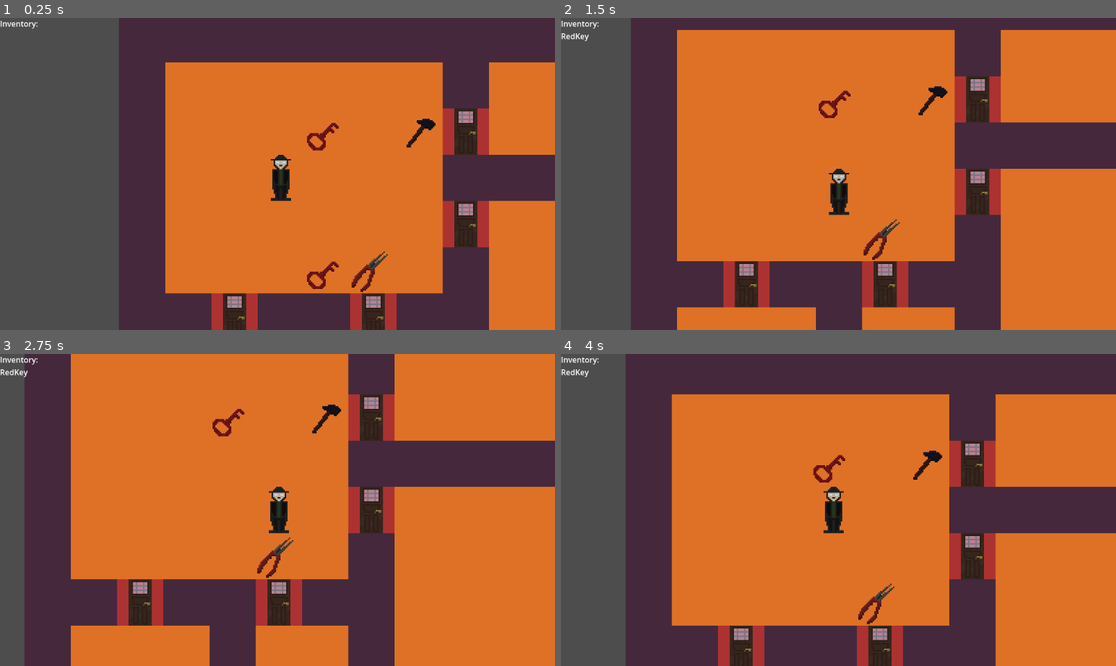
Above: before the commit, frames 1-4 (two rows, left to right).
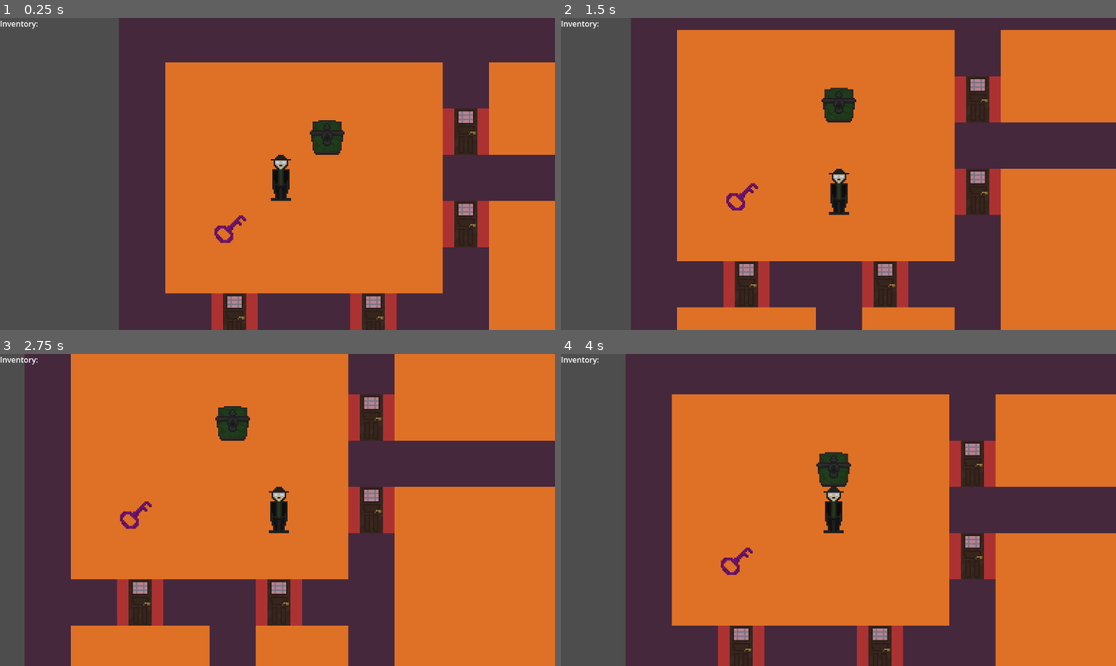
Above: after the commit, the same moments.

Repository: Akarnik0/TimeGame
Game: Godot game, scene res://Scenes/level.tscn
Two runs of this game, one before a commit and one after it. Both use one fixed random seed, a clock stepped at 60 frames per second and the inputs below.
Inputs:
- Up to frame 1 (0.25 s): no input
- Up to frame 2 (1.5 s): hold D (right) 0.53-1.28 s; hold E (interact) 0.53-1.28 s; hold S (down) from 1.28 s (still down); tap E (interact) at 1.35 s
- Up to frame 3 (2.75 s): release S (down) at 2.03 s; hold D (right) from 2.03 s (still down); hold E (interact) from 2.03 s (still down)
- Up to frame 4 (4 s): release D (right) at 2.78 s; release E (interact) at 2.78 s; hold W (up) 2.78-3.53 s; tap E (interact) at 2.85 s; hold A (left) from 3.53 s (still down); hold E (interact) from 3.53 s (still down)

The runs differ from the first frame. In frame 1, 1.3% of the frame differs, in the area x 38-79%, y 32-88%; in frame 2, 1.2%; in frame 3, 1.2%; in frame 4, 1.2%.

Commit message:
Tamna soba i level

Diff:
--- a/Scenes/Key.tscn
+++ b/Scenes/Interact/Box.tscn
@@ -1,13 +1,13 @@
-[gd_scene load_steps=3 format=3 uid="uid://ckjv184cin1d1"]
+[gd_scene load_steps=3 format=3 uid="uid://b5fhu0u18g00p"]
 
-[ext_resource type="Script" uid="uid://c548xitrs2r5u" path="res://Scripts/ItemScripts/key.gd" id="1_og2wv"]
+[ext_resource type="Script" uid="uid://cj140ucrxf7i0" path="res://Scripts/ItemScripts/box.gd" id="1_8s0t8"]
 
-[sub_resource type="RectangleShape2D" id="RectangleShape2D_i3td7"]
+[sub_resource type="RectangleShape2D" id="RectangleShape2D_42nxc"]
 
-[node name="Key" type="Area2D"]
-script = ExtResource("1_og2wv")
+[node name="Box" type="Area2D"]
+script = ExtResource("1_8s0t8")
 
 [node name="Sprite2D" type="Sprite2D" parent="."]
 
 [node name="CollisionShape2D" type="CollisionShape2D" parent="."]
-shape = SubResource("RectangleShape2D_i3td7")
+shape = SubResource("RectangleShape2D_42nxc")
--- a/Scenes/Light_switch.tscn
+++ b/Scenes/Switch/Light_switch.tscn
@@ -1,6 +1,6 @@
 [gd_scene load_steps=4 format=3 uid="uid://ceq4ny3rxb57y"]
 
-[ext_resource type="Script" uid="uid://b0x8vyftqchv1" path="res://Scripts/light_switch.gd" id="1_g71us"]
+[ext_resource type="Script" uid="uid://b0x8vyftqchv1" path="res://Scripts/Switch/light_switch.gd" id="1_g71us"]
 [ext_resource type="Texture2D" uid="uid://bmxo4e3orejf7" path="res://Assets/Item/RedKey.png" id="2_sabed"]
 
 [sub_resource type="RectangleShape2D" id="RectangleShape2D_sabed"]
--- /dev/null
+++ b/Scenes/Switch/blocker.tscn
@@ -0,0 +1,28 @@
+[gd_scene load_steps=4 format=3 uid="uid://lhunmjjpu43q"]
+
+[ext_resource type="Script" uid="uid://lx7nptx6lsqp" path="res://Scripts/Switch/blocker.gd" id="1_u2bgd"]
+
+[sub_resource type="RectangleShape2D" id="RectangleShape2D_ejikd"]
+size = Vector2(42, 20)
+
+[sub_resource type="RectangleShape2D" id="RectangleShape2D_ytk1a"]
+size = Vector2(20, 23)
+
+[node name="blocker" type="StaticBody2D"]
+script = ExtResource("1_u2bgd")
+
+[node name="overlay" type="ColorRect" parent="."]
+offset_left = -80.0
+offset_top = -10.0
+offset_right = 80.0
+offset_bottom = 118.0
+color = Color(0, 0, 0, 0.501961)
+
+[node name="CollisionShape2D" type="CollisionShape2D" parent="."]
+shape = SubResource("RectangleShape2D_ejikd")
+
+[node name="MessageArea" type="Area2D" parent="."]
+
+[node name="CollisionShape2D" type="CollisionShape2D" parent="MessageArea"]
+position = Vector2(0, -1.5)
+shape = SubResource("RectangleShape2D_ytk1a")
--- /dev/null
+++ b/Scenes/Switch/light_switch_muti_use.tscn
@@ -0,0 +1,15 @@
+[gd_scene load_steps=4 format=3 uid="uid://dofwguyeb2w5"]
+
+[ext_resource type="Script" uid="uid://r37c3ar0l2j0" path="res://Scripts/Switch/light_switch_muti_use.gd" id="1_4dx67"]
+[ext_resource type="Texture2D" uid="uid://bmxo4e3orejf7" path="res://Assets/Item/RedKey.png" id="2_ct70c"]
+
+[sub_resource type="RectangleShape2D" id="RectangleShape2D_ct70c"]
+
+[node name="LightSwitchMutiUse" type="Area2D"]
+script = ExtResource("1_4dx67")
+sprite = ExtResource("2_ct70c")
+
+[node name="CollisionShape2D" type="CollisionShape2D" parent="."]
+shape = SubResource("RectangleShape2D_ct70c")
+
+[node name="Sprite2D" type="Sprite2D" parent="."]
--- a/Scenes/level.tscn
+++ b/Scenes/level.tscn
@@ -9,15 +9,22 @@
 [ext_resource type="Texture2D" uid="uid://b04kyohlxbp22" path="res://Assets/CharacterAssets/WalterWeiss.png" id="4_wqkje"]
 [ext_resource type="Texture2D" uid="uid://bw3l4prk2lsre" path="res://Assets/TileAssets/Zlatna.png" id="5_qxfql"]
 [ext_resource type="Script" uid="uid://c320y13w205iv" path="res://Scripts/CameraScripts/Camera_script.gd" id="8_crh0w"]
-[ext_resource type="PackedScene" uid="uid://ceq4ny3rxb57y" path="res://Scenes/Light_switch.tscn" id="8_vofx3"]
+[ext_resource type="PackedScene" uid="uid://ceq4ny3rxb57y" path="res://Scenes/Switch/Light_switch.tscn" id="8_vofx3"]
 [ext_resource type="Script" uid="uid://cjr0m7lhpqaaw" path="res://Scripts/GuiScripts/Gui.gd" id="9_ha31o"]
-[ext_resource type="PackedScene" uid="uid://ckjv184cin1d1" path="res://Scenes/Item.tscn" id="9_qxfql"]
-[ext_resource type="PackedScene" uid="uid://b5fhu0u18g00p" path="res://Scenes/Box.tscn" id="11_pa6b8"]
+[ext_resource type="PackedScene" uid="uid://ckjv184cin1d1" path="res://Scenes/Interact/Item.tscn" id="9_qxfql"]
+[ext_resource type="PackedScene" uid="uid://b5fhu0u18g00p" path="res://Scenes/Interact/Box.tscn" id="11_pa6b8"]
 [ext_resource type="Texture2D" uid="uid://buv8bxl5j7dhp" path="res://Assets/Item/Box/image (4).webp" id="13_nngtn"]
-[ext_resource type="PackedScene" uid="uid://143uwfw0ymrk" path="res://Scenes/door.tscn" id="13_pa6b8"]
-[ext_resource type="Texture2D" uid="uid://bqkx3hk6skqnb" path="res://Assets/Item/Special/Klijesta.png" id="15_vofx3"]
+[ext_resource type="PackedScene" uid="uid://143uwfw0ymrk" path="res://Scenes/Interact/door.tscn" id="13_pa6b8"]
+[ext_resource type="Texture2D" uid="uid://kthk54xq4sl3" path="res://Assets/Item/Box/image.webp" id="14_2klc5"]
 [ext_resource type="Texture2D" uid="uid://xfpwwdwvvlm" path="res://Assets/Item/Key/KeyRed.png" id="16_00k4y"]
-[ext_resource type="Texture2D" uid="uid://bo4wi7wpem2dn" path="res://Assets/Item/Special/Hammer.png" id="17_3a44l"]
+[ext_resource type="Texture2D" uid="uid://cs05x4wkv0sqx" path="res://Assets/Item/Key/KeyGreen.png" id="16_nngtn"]
+[ext_resource type="Texture2D" uid="uid://bmrqodohmguvd" path="res://Assets/Item/Box/image (2).webp" id="17_nngtn"]
+[ext_resource type="Texture2D" uid="uid://wd5yu26wib2" path="res://Assets/Item/Key/KeyPurple.png" id="18_3a44l"]
+[ext_resource type="Texture2D" uid="uid://csyth6vu4e7xn" path="res://Assets/Item/Box/image (3).webp" id="19_0cmrb"]
+[ext_resource type="Texture2D" uid="uid://cnfbq5funtjhd" path="res://Assets/Item/Key/KeyOrange.png" id="19_00k4y"]
+[ext_resource type="PackedScene" uid="uid://lhunmjjpu43q" path="res://Scenes/Switch/blocker.tscn" id="20_3a44l"]
+[ext_resource type="Texture2D" uid="uid://bmxo4e3orejf7" path="res://Assets/Item/RedKey.png" id="20_pnhnk"]
+[ext_resource type="Texture2D" uid="uid://bc7hnu55ynljp" path="res://Assets/Item/Box/image (1).webp" id="22_6y3s5"]
 
 [sub_resource type="TileSetAtlasSource" id="TileSetAtlasSource_ha31o"]
 texture = ExtResource("1_8c0lf")
@@ -54,9 +61,6 @@
 sources/6 = SubResource("TileSetAtlasSource_c7le1")
 sources/7 = SubResource("TileSetAtlasSource_2klc5")
 
-[sub_resource type="RectangleShape2D" id="RectangleShape2D_nngtn"]
-size = Vector2(42, 20)
-
 [sub_resource type="RectangleShape2D" id="RectangleShape2D_754fn"]
 size = Vector2(32, 32)
 
@@ -82,24 +86,6 @@
 tile_map_data = PackedByteArray("AAD///7/BAAAAAAAAAAAAP7/BAAAAAAAAAD+//7/BAAAAAAAAAD9//7/BAAAAAAAAAD8//7/BAAAAAAAAAD8// …(5296 unchanged characters)…
 tile_set = SubResource("TileSet_0f350")
 
-[node name="overlay" type="ColorRect" parent="."]
-offset_left = 352.0
-offset_top = 256.0
-offset_right = 512.0
-offset_bottom = 384.0
-color = Color(0, 0, 0, 0.501961)
-
-[node name="blocker" type="StaticBody2D" parent="."]
-position = Vector2(432, 266)
-
-[node name="CollisionShape2D" type="CollisionShape2D" parent="blocker"]
-shape = SubResource("RectangleShape2D_nngtn")
-
-[node name="LightSwitch" parent="." instance=ExtResource("8_vofx3")]
-position = Vector2(-79, 270)
-blocker_path = NodePath("../blocker")
-overlay_path = NodePath("../overlay")
-
 [node name="gameplay_camera" type="Camera2D" parent="."]
 position = Vector2(-24, 39)
 zoom = Vector2(3, 3)
@@ -129,20 +115,22 @@
 
 [node name="Door" parent="." instance=ExtResource("13_pa6b8")]
 position = Vector2(112, 16)
-required_key = "RedKey"
-special_item = "Specijalan"
+required_key = ""
+special_item = "Cekic"
 
 [node name="Door2" parent="." instance=ExtResource("13_pa6b8")]
 position = Vector2(432, 400)
 required_key = ""
+special_item = "Cekic"
 
 [node name="Door3" parent="." instance=ExtResource("13_pa6b8")]
 position = Vector2(432, 240)
 required_key = ""
+special_item = "Makaze"
 
 [node name="Door4" parent="." instance=ExtResource("13_pa6b8")]
 position = Vector2(336, 304)
-required_key = "Nokey"
+required_key = "Key does not exist"
 
 [node name="Door5" parent="." instance=ExtResource("13_pa6b8")]
 position = Vector2(112, 464)
@@ -180,29 +168,71 @@
 position = Vector2(-48, 144)
 required_key = ""
 
+[node name="blocker" parent="." instance=ExtResource("20_3a44l")]
+position = Vector2(432, 266)
+
+[node name="GreenBox" parent="." instance=ExtResource("11_pa6b8")]
+position = Vector2(13, -16)
+required_key = "GreenKey"
+reward_item = "YellowKey"
+sprite = ExtResource("14_2klc5")
+
+[node name="GreenKey" parent="." instance=ExtResource("9_qxfql")]
+position = Vector2(290, 435)
+item_name = "GreenKey"
+sprite_texture = ExtResource("16_nngtn")
+
+[node name="YellowBox" parent="." instance=ExtResource("11_pa6b8")]
+position = Vector2(282, -10)
+required_key = "YellowKey"
+sprite = ExtResource("17_nngtn")
+
+[node name="PurpleKey" parent="." instance=ExtResource("9_qxfql")]
+position = Vector2(-77, 79)
+item_name = "PurpleKey"
+sprite_texture = ExtResource("18_3a44l")
+
+[node name="PurpleBox" parent="." instance=ExtResource("11_pa6b8")]
+position = Vector2(-80, 270)
+required_key = "PurpleKey"
+special_item = "Makaze"
+sprite = ExtResource("19_0cmrb")
+
+[node name="Makaze" parent="." instance=ExtResource("9_qxfql")]
+position = Vector2(-81, 217)
+item_name = "Makaze"
+sprite_texture = ExtResource("20_pnhnk")
+
+[node name="Cekic" parent="." instance=ExtResource("9_qxfql")]
+position = Vector2(62, 354)
+item_name = "Cekic"
+sprite_texture = ExtResource("20_pnhnk")
+
+[node name="BrownKey" parent="." instance=ExtResource("9_qxfql")]
+position = Vector2(278, 90)
+item_name = "BrownKey"
+sprite_texture = ExtResource("19_00k4y")
+
+[node name="BlueBox" parent="." instance=ExtResource("11_pa6b8")]
+position = Vector2(161, 350)
+required_key = "BlueKey"
+sprite = ExtResource("22_6y3s5")
+
 [node name="Box" parent="." instance=ExtResource("11_pa6b8")]
-z_index = 1
-position = Vector2(-78, 30)
+position = Vector2(166, 433)
+reward_item = "BlueKey"
+sprite = ExtResource("22_6y3s5")
+
+[node name="LightSwitch" parent="." instance=ExtResource("8_vofx3")]
+position = Vector2(225, 449)
+blocker_path = NodePath("../blocker")
+
+[node name="RedBox" parent="." instance=ExtResource("11_pa6b8")]
+position = Vector2(486, 463)
 required_key = "RedKey"
-special_item = "Specijalan"
 sprite = ExtResource("13_nngtn")
 
-[node name="Key" parent="." instance=ExtResource("9_qxfql")]
-position = Vector2(-4, -14)
+[node name="Item" parent="." instance=ExtResource("9_qxfql")]
+position = Vector2(484, 322)
 item_name = "RedKey"
 sprite_texture = ExtResource("16_00k4y")
-
-[node name="Key2" parent="." instance=ExtResource("9_qxfql")]
-position = Vector2(-6, 82)
-item_name = "RedKey"
-sprite_texture = ExtResource("16_00k4y")
-
-[node name="Specijalan" parent="." instance=ExtResource("9_qxfql")]
-position = Vector2(46, 83)
-item_name = "Specijalan"
-sprite_texture = ExtResource("15_vofx3")
-
-[node name="Specijalan2" parent="." instance=ExtResource("9_qxfql")]
-position = Vector2(53, -14)
-item_name = "Specijalan"
-sprite_texture = ExtResource("17_3a44l")
--- a/Scripts/ItemScripts/box.gd
+++ b/Scripts/ItemScripts/box.gd
@@ -29,14 +29,13 @@
 	opened = true
 
 	if required_key != "":
-		GlobalLevel.Turns += 1
 		player.remove_item(required_key)
 	if special_item != "":
-		GlobalLevel.Turns += 1
 		player.remove_item(special_item)
 
 	if player.has_method("add_item"):
 		player.add_item(reward_item)
+		GlobalLevel.Turns += 1
 		print("Turns: ", GlobalLevel.Turns)
 
 	queue_free()
--- a/Scripts/ItemScripts/door.gd
+++ b/Scripts/ItemScripts/door.gd
@@ -14,19 +14,22 @@
 	if opened:
 		return
 
+	var blocked := false
+
 	if onesideddoor and !is_approaching_from_correct_side(player):
 		print("You cannot open this door from this side!")
-		return
+		blocked = true
 
 	if required_key != "" and !player.has_item(required_key):
 		print("Door is locked. Missing key: ", required_key)
-		return
+		blocked = true
 
 	if special_item != "" and !player.has_item(special_item):
 		print("Door needs a special item: ", special_item)
+		blocked = true
+
+	if blocked:
 		return
-
-	opened = true
 
 	if required_key != "":
 		player.remove_item(required_key)
@@ -39,7 +42,7 @@
 	if special_item != "":
 		used_items.append(special_item)
 		GlobalLevel.Turns += 1
-	print("Turns: ", GlobalLevel.Turns)
+		print("Turns: ", GlobalLevel.Turns)
 
 	queue_free()
 
--- /dev/null
+++ b/Scripts/Switch/blocker.gd
@@ -0,0 +1,8 @@
+extends StaticBody2D
+
+func _ready():
+	$MessageArea.connect("body_entered", Callable(self, "_on_body_entered"))
+
+func _on_body_entered(body):
+	if body.name == "Character":
+		print("You can't enter a dark room!")
--- a/Scripts/light_switch.gd
+++ b/Scripts/Switch/light_switch.gd
@@ -2,12 +2,17 @@
 
 @export var sprite: Texture
 @export var blocker_path: NodePath
-@export var overlay_path: NodePath
 
 var used = false
 
+func SnapSwitchToGrid():
+	var tile_size = $"../Grid".tile_set.tile_size.x
+	position = position.snapped(Vector2.ONE * tile_size) + Vector2.ONE * tile_size / 2
+
 func _ready():
 	$Sprite2D.texture = sprite
+	SnapSwitchToGrid()
+
 
 func activate(_player):
 
@@ -16,13 +21,10 @@
 		return
 
 	var blocker = get_node(blocker_path)
-	var overlay = get_node(overlay_path)
 
 	if blocker:
 		blocker.queue_free()
 		GlobalLevel.Turns += 1
 		print("Turns: ", GlobalLevel.Turns)
+		print("Light are now ON")
 		used = true
-
-	if overlay:
-		overlay.hide()
--- /dev/null
+++ b/Scripts/Switch/light_switch_muti_use.gd
@@ -0,0 +1,42 @@
+extends Area2D
+
+#Ne radi kako treba za sad samo placeholder
+
+@export var sprite: Texture
+
+@export var light_blocker_path: NodePath
+@export var light_overlay_path: NodePath
+
+@export var dark_blocker_path: NodePath
+@export var dark_overlay_path: NodePath
+
+var lights_on = false
+
+func _ready():
+	$Sprite2D.texture = sprite
+
+func activate(_player):
+	lights_on = !lights_on
+	print("Lights on:", lights_on)
+
+	var light_blocker = get_node_or_null(light_blocker_path)
+	var light_overlay = get_node_or_null(light_overlay_path)
+
+	var dark_blocker = get_node_or_null(dark_blocker_path)
+	var dark_overlay = get_node_or_null(dark_overlay_path)
+
+	if lights_on:
+		if light_blocker: light_blocker.queue_free()
+		if light_overlay: light_overlay.hide()
+
+		if dark_blocker and !dark_blocker.is_inside_tree():
+			get_parent().add_child(dark_blocker)
+		if dark_overlay: dark_overlay.show()
+
+	else:
+		if dark_blocker: dark_blocker.queue_free()
+		if dark_overlay: dark_overlay.hide()
+
+		if light_blocker and !light_blocker.is_inside_tree():
+			get_parent().add_child(light_blocker)
+		if light_overlay: light_overlay.show()
Renamed: Scenes/Item.tscn -> Scenes/Interact/Item.tscn
Renamed: Scenes/door.tscn -> Scenes/Interact/door.tscn
Not shown: 1 places in Scenes/level.tscn that only renumber resources
Not shown, added: Scripts/Switch/blocker.gd.uid
Renamed: Scripts/light_switch.gd.uid -> Scripts/Switch/light_switch.gd.uid
Not shown, added: Scripts/Switch/light_switch_muti_use.gd.uid
